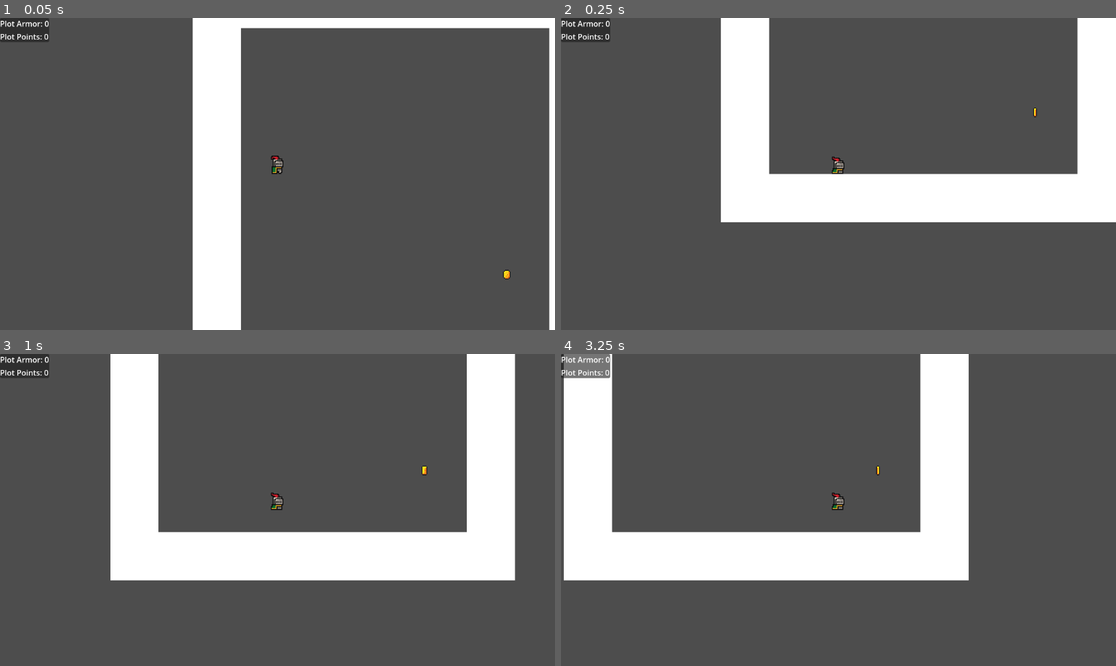
Above: before the commit, frames 1-4 (two rows, left to right).
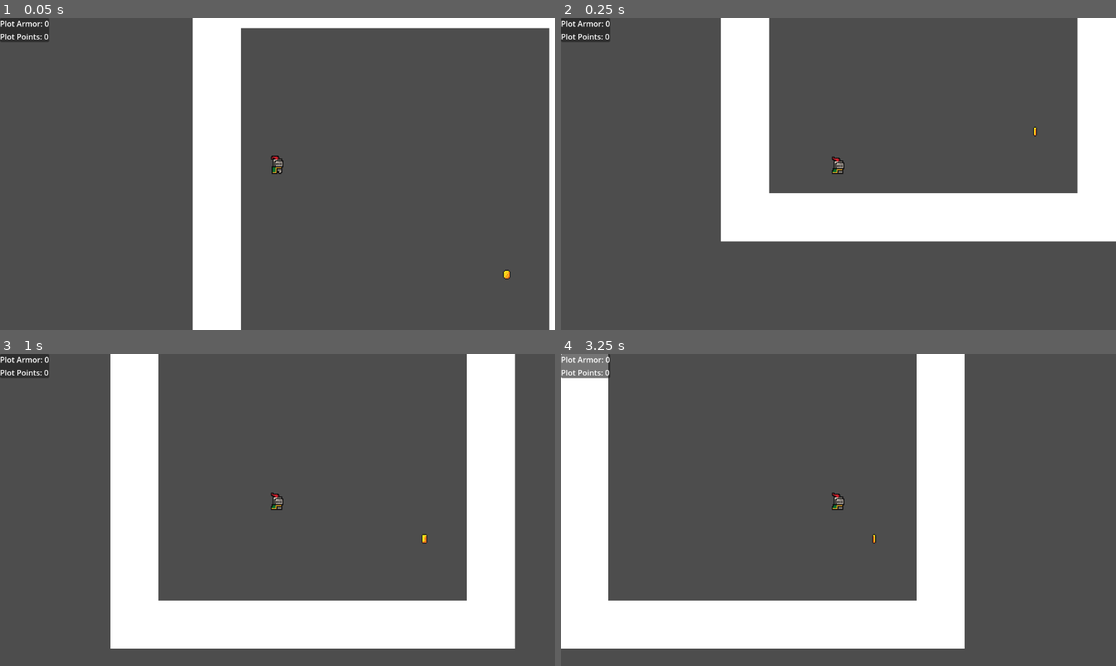
Above: after the commit, the same moments.

Repository: bustercrow-3818/the-gbj
Game: Godot game, scene res://stage/main_room.tscn
The game is run twice, just before and just after one commit, with the same random seed, the same clock (stepped at 60 frames per second) and the same inputs. The project has no main scene, so this scene is started directly.
Inputs:
- Up to frame 1 (0.05 s): no input
- Up to frame 2 (0.25 s): no input
- Up to frame 3 (1 s): hold D (right) from 0.53 s (still down); tap Space (jump) at 0.6, 0.77 s
- Up to frame 4 (3.25 s): tap Space (jump) at 1.07, 1.35, 1.52, 1.82, 2.1, 2.85, 3.02 s; release D (right) at 2.03 s; hold A (left) 2.03-2.78 s; hold D (right) from 2.78 s (still down)

Frame 1 is identical in both runs. In frame 2, 7.9% of the frame differs, in the area x 28-100%, y 28-72%; in frame 3, 21%; in frame 4, 23%, in the area x 0-74%, y 0-95%.

Commit message:
liberated hud as UIManager

Diff:
--- /dev/null
+++ b/components/armor_stats.gd
@@ -0,0 +1,24 @@
+extends Resource
+class_name ArmorStats
+
+@export var max_plot_armor: int = 10
+var current_max_plot_armor: int = 10
+var current_plot_armor: int = 0
+
+func initialize() -> void:
+	current_max_plot_armor = max_plot_armor
+	current_plot_armor = 0
+
+func adjust_plot_armor(amount: int) -> void:
+	current_plot_armor += amount
+
+	if current_plot_armor > current_max_plot_armor:
+		current_plot_armor = current_max_plot_armor
+
+	if current_plot_armor < 0:
+		current_plot_armor = 0
+
+	SignalBus.plot_armor_changed.emit(current_plot_armor)
+
+	if current_plot_armor == 0:
+		SignalBus.player_dead.emit()
--- a/player_state_machine.gd
+++ b/components/player_state_machine.gd
@@ -8,14 +8,13 @@
 
 var direction: float
 
-
-
 func _ready() -> void:
 	SignalBus.player_stun.connect(start_stun)
 	SignalBus.round_ended.connect(_change_state.bind(states.PAUSED, "idle"))
 	SignalBus.player_dead.connect(_change_state.bind(states.DEAD, "dead"))
 	SignalBus.game_start.connect(_change_state.bind(states.IDLE, "idle"))
 	SignalBus.player_ready.connect(_change_state.bind(states.IDLE, "idle"))
+	SignalBus.game_pause.connect(_change_state.bind(states.PAUSED, "idle"))
 
 func _physics_process(_delta: float) -> void:
 	direction = Input.get_axis("left", "right")
@@ -52,7 +51,6 @@
 var current_state: states = states.IDLE
 
 func _change_state(_new_state: states, _new_animation: StringName, _data: Dictionary = {}) -> void:
-	print("changing state to %s" % states.find_key(_new_state))
 	current_state = _new_state
 	player.sprite.play(_new_animation)
 
@@ -63,14 +61,12 @@
 	if direction != 0:
 		_change_state(states.RUN, "run")
 	elif Input.is_action_just_pressed("jump"):
-		player.velocity.y -= move_stats.jump_speed
 		player.velocity.x *= 0.5
-		move_stats.jumps_left -= 1
-		jump_time.start(move_stats.jump_time)
-		_change_state(states.JUMP, "jump")
+		start_jump()
 	elif player.is_on_floor() == false:
 		await get_tree().create_timer(move_stats.coyote_time).timeout
 		if not player.is_on_floor():
+			move_stats.jumps_left -= 1
 			_change_state(states.FALL, "fall")
 
 func run(_data: Dictionary = {}) -> void:
@@ -79,13 +75,11 @@
 	if direction == 0:
 		_change_state(states.IDLE, "idle")
 	elif Input.is_action_just_pressed("jump"):
-		player.velocity.y -= move_stats.jump_speed
-		move_stats.jumps_left -= 1
-		jump_time.start(move_stats.jump_time)
-		_change_state(states.JUMP, "jump")
+		start_jump()
 	elif player.is_on_floor() == false:
 		await get_tree().create_timer(move_stats.coyote_time).timeout
 		if not player.is_on_floor():
+			move_stats.jumps_left -= 1
 			_change_state(states.FALL, "fall")
 
 func jump(_data: Dictionary = {}) -> void:
@@ -96,6 +90,8 @@
 		if player.velocity.y < 0:
 			player.velocity.y *= 0.5
 		_change_state(states.FALL, "fall")
+	elif Input.is_action_just_pressed("jump") and move_stats.jumps_left > 0:
+		start_jump()
 
 func fall(_data: Dictionary = {}) -> void:
 	gravity()
@@ -104,17 +100,14 @@
 	if player.is_on_floor():
 		move_stats.jumps_left = move_stats.max_jumps
 		_change_state(states.IDLE, "idle")
-	elif move_stats.jumps_left > 0 and Input.is_action_just_released("jump"):
-		player.velocity.y -= move_stats.jump_speed
-		move_stats.jumps_left -= 1
-		jump_time.start(move_stats.jump_time)
-		_change_state(states.JUMP, "jump")
+	elif Input.is_action_just_pressed("jump") and move_stats.jumps_left > 0:
+		start_jump()
 
 func dead(_data: Dictionary = {}) -> void:
 	gravity()
 
 func stunned(_data: Dictionary = {}) -> void:
-
+	gravity()
 	pass
 
 func paused() -> void:
@@ -149,13 +142,16 @@
 	_change_state(states.STUNNED, "fall")
 	await get_tree().create_timer(duration).timeout
 	if current_state == states.PAUSED or current_state == states.DEAD:
-		print("skipping state change because state is now %s" % states.find_key(current_state))
 		pass
 	else:
-		print("returning to previous state")
 		player.velocity = previous_velocity
 		_change_state(previous_state, previous_anim)
 
-
+func start_jump() -> void:
+	player.velocity.y *= 0.5
+	player.velocity.y -= move_stats.jump_speed
+	move_stats.jumps_left -= 1
+	jump_time.start(move_stats.jump_time)
+	_change_state(states.JUMP, "jump")
 
 #endregion
--- a/components/player_state_machine.tscn
+++ b/components/player_state_machine.tscn
@@ -1,6 +1,6 @@
 [gd_scene load_steps=2 format=3 uid="uid://bwce1bk7kykxt"]
 
-[ext_resource type="Script" uid="uid://bcch065dhv3oc" path="res://player_state_machine.gd" id="1_5yoc5"]
+[ext_resource type="Script" uid="uid://bcch065dhv3oc" path="res://components/player_state_machine.gd" id="1_5yoc5"]
 
 [node name="player_state_machine" type="Node2D"]
 script = ExtResource("1_5yoc5")
--- a/objects/resources/hazard_behaviors/danger_zone_behavior.gd
+++ b/objects/resources/hazard_behaviors/danger_zone_behavior.gd
@@ -11,4 +11,4 @@
 
 func collision_effect(_body: Node2D) -> void:
 	if _body is Player:
-		_body.take_damage(damage)
+		_body.plot_armor.adjust_plot_armor(-damage)
--- a/objects/scenes/player/player.tscn
+++ b/objects/scenes/player/player.tscn
@@ -1,17 +1,22 @@
-[gd_scene load_steps=38 format=3 uid="uid://rs7jc5jasrwg"]
+[gd_scene load_steps=39 format=3 uid="uid://rs7jc5jasrwg"]
 
 [ext_resource type="Texture2D" uid="uid://dpjn6i8h3o3ir" path="res://assets/knight.png" id="1_4flbx"]
 [ext_resource type="Script" uid="uid://c074a03o7p4sn" path="res://objects/scripts/player/player.gd" id="1_onrkg"]
-[ext_resource type="Script" uid="uid://darupaa6i70dp" path="res://resources/news/classes/movement_stats.gd" id="2_hqtel"]
-[ext_resource type="PackedScene" uid="uid://b6ed5p3mrt3xf" path="res://system/hud.tscn" id="3_i3pqv"]
+[ext_resource type="Script" uid="uid://darupaa6i70dp" path="res://components/movement_stats.gd" id="2_hqtel"]
+[ext_resource type="Script" uid="uid://b1uw6nja88d8i" path="res://components/armor_stats.gd" id="3_8odfe"]
 [ext_resource type="PackedScene" uid="uid://bwce1bk7kykxt" path="res://components/player_state_machine.tscn" id="5_8odfe"]
 
 [sub_resource type="Resource" id="Resource_sweqy"]
 script = ExtResource("2_hqtel")
 jump_speed = 1000.0
+max_jumps = 2
 coyote_time = 0.05
 metadata/_custom_type_script = "uid://darupaa6i70dp"
 
+[sub_resource type="Resource" id="Resource_cs20r"]
+script = ExtResource("3_8odfe")
+metadata/_custom_type_script = "uid://b1uw6nja88d8i"
+
 [sub_resource type="CircleShape2D" id="CircleShape2D_i3pqv"]
 radius = 8.0
 
@@ -254,11 +259,11 @@
 "speed": 10.0
 }]
 
-[node name="player" type="CharacterBody2D" node_paths=PackedStringArray("sprite", "hud", "camera", "jump_time") groups=["player"]]
+[node name="player" type="CharacterBody2D" node_paths=PackedStringArray("sprite", "camera", "jump_time") groups=["player"]]
 script = ExtResource("1_onrkg")
 move_stats = SubResource("Resource_sweqy")
+plot_armor = SubResource("Resource_cs20r")
 sprite = NodePath("AnimatedSprite2D")
-hud = NodePath("hud")
 camera = NodePath("camera")
 jump_time = NodePath("jump_time")
 
@@ -286,10 +291,6 @@
 offset_bottom = -41.0
 text = "temp"
 
-[node name="hud" parent="." node_paths=PackedStringArray("player") instance=ExtResource("3_i3pqv")]
-plot_points_per_chapter = 10
-player = NodePath("..")
-
 [node name="jump_time" type="Timer" parent="."]
 one_shot = true
 
--- a/objects/scripts/player/player.gd
+++ b/objects/scripts/player/player.gd
@@ -11,13 +11,13 @@
 #region Export variables
 @export_category("Stats")
 @export var move_stats: MovementStats
+@export var plot_armor: ArmorStats
 @export var max_plot_armor: int = 10
 var current_max_plot_armor: int = 10
 var current_plot_armor: int = 0
 
 @export_category("Node References")
 @export var sprite: AnimatedSprite2D
-@export var hud: HUD
 @export var camera: Camera2D
 @export var jump_time: Timer
 
@@ -32,58 +32,29 @@
 	SignalBus.game_resume.connect(break_time_end)
 	SignalBus.coin_collected.connect(on_coin_collected)
 
-func take_damage(amount: int) -> void:
-	current_plot_armor -= amount
-
-	if current_plot_armor == 0:
-		velocity.x = 0
-		SignalBus.player_dead.emit()
-
-	SignalBus.player_damaged.emit(-amount)
-
 func on_coin_collected() -> void:
-	if current_plot_armor < current_max_plot_armor:
-		current_plot_armor += 1
+	plot_armor.adjust_plot_armor(1)
 
 func initialize_player(location: Vector2) -> void:
 	var spawn_tween: Tween = create_tween()
 
-	current_plot_armor = 0
-	current_max_plot_armor = max_plot_armor
+	plot_armor.initialize()
+
 	spawn_tween.tween_property(self, "global_position", location, respawn_slide_time)
 
-	game_pause_resume()
+	SignalBus.game_pause.emit()
 	await spawn_tween.finished
 
-	game_pause_resume()
+	SignalBus.player_ready.emit()
 
 #region VFX
-func game_pause_resume() -> void:
-	game_paused = !game_paused
 
 func break_time_start() -> void:
 	velocity = Vector2.ZERO
-	zoom_camera(Vector2(1, 1), break_time_duration)
+	await zoom_camera(Vector2(break_time_zoom), 0.25)
 
 func break_time_end() -> void:
-	await zoom_camera(Vector2(break_time_zoom), 0.25)
-	SignalBus.player_ready.emit()
-
-func break_time_toggle() -> void:
-	var zoom: Vector2
-	var duration: float
-
-	if game_paused == false:
-		zoom = break_time_zoom
-		duration = 0.25
-
-	else:
-		velocity = Vector2.ZERO
-		zoom = Vector2(1, 1)
-		duration = break_time_duration
-
-	game_pause_resume()
-	await zoom_camera(zoom, duration)
+	await zoom_camera(Vector2(1, 1), break_time_duration)
 	SignalBus.player_ready.emit()
 
 func zoom_camera(zoom_level: Vector2 = Vector2(1.0, 1.0), duration: float = 0.0) -> void:
@@ -92,9 +63,4 @@
 	zoom_tween.tween_property(camera, "zoom", zoom_level, duration)
 	await zoom_tween.finished
 
-
 #endregion
-
-func info_request(_request_name: StringName, _info: Dictionary) -> void:
-
-	pass
--- a/resources/news/pools/all_bad_news.tres
+++ b/resources/news/pools/all_bad_news.tres
@@ -1,11 +1,10 @@
-[gd_resource type="Resource" script_class="NewsPool" load_steps=5 format=3 uid="uid://bxoawseu6gu3f"]
+[gd_resource type="Resource" script_class="NewsPool" load_steps=5 format=3 uid="uid://cl222cwvieoas"]
 
 [ext_resource type="PackedScene" uid="uid://dlwyqta6jwitt" path="res://system/alternate_news_system/bad_news/more_slippery.tscn" id="1_i2h7i"]
 [ext_resource type="PackedScene" uid="uid://ba7762f5ivtwn" path="res://system/alternate_news_system/no_news.tscn" id="2_cfr4m"]
-[ext_resource type="Script" uid="uid://dld0caajsamfc" path="res://resources/news/classes/news_pool.gd" id="2_ixhas"]
 [ext_resource type="PackedScene" uid="uid://cf5mkaunb4poo" path="res://system/alternate_news_system/bad_news/more_pain.tscn" id="3_i6tmi"]
+[ext_resource type="Script" uid="uid://dvacss6wb3j3" path="res://resources/news/pools/news_pool.gd" id="4_i6tmi"]
 
 [resource]
-script = ExtResource("2_ixhas")
-news = Array[PackedScene]([ExtResource("1_i2h7i"), ExtResource("2_cfr4m"), ExtResource("2_cfr4m"), ExtResource("3_i6tmi")])
-metadata/_custom_type_script = "uid://dld0caajsamfc"
+script = ExtResource("4_i6tmi")
+news = Array[PackedScene]([ExtResource("3_i6tmi"), ExtResource("1_i2h7i"), ExtResource("2_cfr4m")])
--- a/resources/news/pools/all_good_news.tres
+++ b/resources/news/pools/all_good_news.tres
@@ -1,11 +1,10 @@
-[gd_resource type="Resource" script_class="NewsPool" load_steps=5 format=3 uid="uid://bmdsixb7myjrt"]
+[gd_resource type="Resource" script_class="NewsPool" load_steps=5 format=3 uid="uid://crl0vwxcttwla"]
 
+[ext_resource type="Script" uid="uid://dvacss6wb3j3" path="res://resources/news/pools/news_pool.gd" id="1_anobd"]
 [ext_resource type="PackedScene" uid="uid://cjn4q7rv8ajsr" path="res://system/alternate_news_system/good_news/jump_higher.tscn" id="1_hxs2m"]
 [ext_resource type="PackedScene" uid="uid://ba7762f5ivtwn" path="res://system/alternate_news_system/no_news.tscn" id="2_4yhpu"]
-[ext_resource type="Script" uid="uid://dld0caajsamfc" path="res://resources/news/classes/news_pool.gd" id="2_ljylu"]
 [ext_resource type="PackedScene" uid="uid://dp32uammdtupt" path="res://system/alternate_news_system/good_news/tougher_skin.tscn" id="3_4yhpu"]
 
 [resource]
-script = ExtResource("2_ljylu")
-news = Array[PackedScene]([ExtResource("1_hxs2m"), ExtResource("2_4yhpu"), ExtResource("2_4yhpu"), ExtResource("3_4yhpu")])
-metadata/_custom_type_script = "uid://dld0caajsamfc"
+script = ExtResource("1_anobd")
+news = Array[PackedScene]([ExtResource("1_hxs2m"), ExtResource("3_4yhpu"), ExtResource("2_4yhpu")])
--- a/stage/coin_manager.gd
+++ /dev/null
@@ -1,4 +0,0 @@
-extends Node2D
-class_name CoinManager
-
-@export var coin_scene: PackedScene
--- a/stage/main_room.tscn
+++ b/stage/main_room.tscn
@@ -1,8 +1,9 @@
-[gd_scene load_steps=6 format=3 uid="uid://c3rorv2mid2j5"]
+[gd_scene load_steps=7 format=3 uid="uid://c3rorv2mid2j5"]
 
 [ext_resource type="PackedScene" uid="uid://rs7jc5jasrwg" path="res://objects/scenes/player/player.tscn" id="1_0vpvg"]
 [ext_resource type="Script" uid="uid://b75ufu23jcpvk" path="res://stage/main_room.gd" id="1_u3o0j"]
-[ext_resource type="PackedScene" uid="uid://bfwdlp4c2edeh" path="res://system/object_manager.tscn" id="2_1pcwl"]
+[ext_resource type="PackedScene" uid="uid://bfwdlp4c2edeh" path="res://system/managers/object_manager.tscn" id="2_1pcwl"]
+[ext_resource type="PackedScene" uid="uid://b6ed5p3mrt3xf" path="res://system/managers/ui_manager.tscn" id="4_ggi10"]
 
 [sub_resource type="RectangleShape2D" id="RectangleShape2D_kppmi"]
 size = Vector2(840, 100)
@@ -45,3 +46,6 @@
 
 [node name="player" parent="." instance=ExtResource("1_0vpvg")]
 break_time_duration = 2.0
+
+[node name="ui_manager" parent="." instance=ExtResource("4_ggi10")]
+plot_points_per_chapter = 10
--- a/stage/range_check.gd
+++ /dev/null
@@ -1,50 +0,0 @@
-extends ShapeCast2D
-class_name RangeCheck
-
-@export var check_range: float = 128
-@export var max_spot_check_attempts: int = 5
-@export var directions_to_check: int = 16
-
-func get_random_point_from_source(source: Node2D) -> Vector2:
-	global_position = source.global_position
-	set_non_collision_target()
-
-	return to_global(target_position)
-
-func set_non_collision_target() -> bool:
-	var directions: Array[Vector2]
-	var initial_direction: Vector2 = Vector2.from_angle(randf() * (2*PI)) * randf_range(check_range/2, 2*check_range)
-	var is_check_good: bool = false
-
-	var current_attempt: int = 0
-
-	for i in directions_to_check:
-		directions.append(Vector2.from_angle((PI / (float(directions_to_check) / 2)) * i))
-
-	target_position = initial_direction
-
-	force_shapecast_update()
-
-	for direction in directions:
-		current_attempt += 1
-		force_shapecast_update()
-		print("is_colliding check = %s" % str(is_colliding()))
-		if is_colliding():
-			print("--------------------")
-			print("---- Attemp # %s ----" % str(current_attempt))
-			print("tested target %s" % str(target_position))
-			print("trying again with direction %s" % str(direction))
-
-			target_position = direction * initial_direction
-			print ("new target position is %s" % str(target_position))
-			print("--------------------")
-
-		else:
-			force_shapecast_update()
-			print("--------------------")
-			print("---- Attempt # %s ----" % str(current_attempt))
-			print("good position found at %s" % str(target_position))
-			print("--------------------")
-			is_check_good = true
-
-	return is_check_good
--- a/stage/test_room.tscn
+++ /dev/null
@@ -1,59 +0,0 @@
-[gd_scene load_steps=9 format=3 uid="uid://b0pc4p50p31yp"]
-
-[ext_resource type="PackedScene" uid="uid://rs7jc5jasrwg" path="res://objects/scenes/player/player.tscn" id="1_nsc6v"]
-[ext_resource type="PackedScene" uid="uid://bbl8s0bl7h57g" path="res://objects/scenes/coin.tscn" id="2_a725r"]
-[ext_resource type="PackedScene" uid="uid://ce8rhyfdjfh7c" path="res://objects/scenes/block.tscn" id="3_a725r"]
-[ext_resource type="PackedScene" uid="uid://ct8qbx8kuw51q" path="res://objects/scenes/killer.tscn" id="4_6huii"]
-
-[sub_resource type="RectangleShape2D" id="RectangleShape2D_oqbmf"]
-size = Vector2(400, 106)
-
-[sub_resource type="RectangleShape2D" id="RectangleShape2D_arrdh"]
-size = Vector2(400, 104)
-
-[sub_resource type="RectangleShape2D" id="RectangleShape2D_ju58f"]
-size = Vector2(104, 192)
-
-[sub_resource type="RectangleShape2D" id="RectangleShape2D_sqxie"]
-size = Vector2(104, 192)
-
-[node name="test_room" type="Node2D"]
-
-[node name="room_bounds" type="StaticBody2D" parent="."]
-
-[node name="Polygon2D" type="Polygon2D" parent="room_bounds"]
-color = Color(0, 0, 0, 1)
-invert_enabled = true
-polygon = PackedVector2Array(0, 0, 0, 192, 192, 192, 192, 0)
-
-[node name="CollisionShape2D" type="CollisionShape2D" parent="room_bounds"]
-position = Vector2(96, -53)
-shape = SubResource("RectangleShape2D_oqbmf")
-disabled = true
-
-[node name="CollisionShape2D2" type="CollisionShape2D" parent="room_bounds"]
-position = Vector2(96, 244)
-shape = SubResource("RectangleShape2D_arrdh")
-
-[node name="CollisionShape2D3" type="CollisionShape2D" parent="room_bounds"]
-position = Vector2(-52, 96)
-shape = SubResource("RectangleShape2D_ju58f")
-
-[node name="CollisionShape2D4" type="CollisionShape2D" parent="room_bounds"]
-position = Vector2(244, 96)
-shape = SubResource("RectangleShape2D_sqxie")
-
-[node name="player" parent="." instance=ExtResource("1_nsc6v")]
-position = Vector2(80, 176)
-
-[node name="coin" parent="." instance=ExtResource("2_a725r")]
-position = Vector2(80, 72)
-
-[node name="block" parent="." instance=ExtResource("3_a725r")]
-position = Vector2(176, 80)
-
-[node name="block2" parent="." instance=ExtResource("3_a725r")]
-position = Vector2(16, 128)
-
-[node name="killer" parent="." instance=ExtResource("4_6huii")]
-position = Vector2(168, 16)
--- a/system/alternate_news_system/bad_news/more_pain.gd
+++ b/system/alternate_news_system/bad_news/more_pain.gd
@@ -5,9 +5,9 @@
 func pickup_effect() -> void:
 	var info: Dictionary = {}
 
-	SignalBus.info_request.emit("current_hazard_behavior", info)
+	SignalBus.info_request.emit("current_behavior", info)
 
-	var behavior: HazardBehavior = info["current_hazard_behavior"]
+	var behavior: HazardBehavior = info["current_behavior"]
 
 	if behavior.base_damage:
 		behavior.damage += hazard_damage_increase
--- a/system/alternate_news_system/good_news/tougher_skin.tscn
+++ b/system/alternate_news_system/good_news/tougher_skin.tscn
@@ -1,6 +1,6 @@
 [gd_scene load_steps=2 format=3 uid="uid://dp32uammdtupt"]
 
-[ext_resource type="Script" uid="uid://g2eg3jfvy3tp" path="res://tougher_skin.gd" id="1_3j2n6"]
+[ext_resource type="Script" uid="uid://g2eg3jfvy3tp" path="res://system/alternate_news_system/good_news/tougher_skin.gd" id="1_3j2n6"]
 
 [node name="tougher_skin" type="Node"]
 script = ExtResource("1_3j2n6")
--- a/system/object_manager.tscn
+++ b/system/managers/object_manager.tscn
@@ -1,6 +1,6 @@
 [gd_scene load_steps=7 format=3 uid="uid://bfwdlp4c2edeh"]
 
-[ext_resource type="Script" uid="uid://bsneg4hhnybkw" path="res://stage/object_manager.gd" id="1_7a4e8"]
+[ext_resource type="Script" uid="uid://bsneg4hhnybkw" path="res://system/managers/object_manager.gd" id="1_7a4e8"]
 [ext_resource type="PackedScene" uid="uid://ce8rhyfdjfh7c" path="res://objects/scenes/block.tscn" id="2_hxheb"]
 [ext_resource type="PackedScene" uid="uid://bbl8s0bl7h57g" path="res://objects/scenes/coin.tscn" id="3_veulj"]
 [ext_resource type="PackedScene" uid="uid://bi7plrtyxjpce" path="res://objects/scenes/hazard.tscn" id="4_bxfn5"]
--- a/system/hud.gd
+++ b/system/managers/ui_manager.gd
@@ -1,10 +1,12 @@
 extends CanvasLayer
-class_name HUD
+class_name UIManager
 
 @export var plot_points_per_chapter: int = 10
-@export var player: Player
 
-var current_plot_armor: int = 0
+@export_category("Node References")
+@export var good_news_choices: Control
+@export var bad_news_choices: Control
+
 var current_plot_points: int = 0
 var current_chapter: int = 1
 
@@ -17,38 +19,30 @@
 func _ready() -> void:
 	for menu in get_children():
 		menu_registry[menu.name] = menu
-		print("Registering menu: %s" % menu.name)
 
-	SignalBus.coin_collected.connect(update_plot_armor)
+	for button in good_news_choices.get_children():
+		if button is Button:
+			button.pressed.connect(good_news_selected)
+
+	for button in bad_news_choices.get_children():
+		if button is Button:
+			button.pressed.connect(bad_news_selected)
+
+	connect_signals()
+
+func connect_signals() -> void:
+	#SignalBus.coin_collected.connect(update_plot_armor)
 	SignalBus.coin_collected.connect(update_plot_points)
 	SignalBus.player_dead.connect(show_menu.bind("game_over"))
 	SignalBus.player_damaged.connect(update_plot_armor)
+	SignalBus.plot_armor_changed.connect(update_plot_armor)
 	%quit_button.pressed.connect(quit_game)
 	%restart_button.pressed.connect(restart_game)
-
 	%good_news_first.pressed.connect(show_menu.bind("good_news"))
 	%bad_news_first.pressed.connect(show_menu.bind("bad_news"))
 
-	for button in %good_news_choices.get_children():
-		if button is Button:
-			button.pressed.connect(good_news_selected)
-
-	for button in %bad_news_choices.get_children():
-		if button is Button:
-			button.pressed.connect(bad_news_selected)
-
-
-
-func update_plot_armor(qty: int = 1) -> void:
-	current_plot_armor += qty
-
-	if current_plot_armor > player.max_plot_armor:
-		current_plot_armor = player.max_plot_armor
-
-	if current_plot_armor < 0:
-		current_plot_armor = 0
-
-	%plot_armor.text = "Plot Armor: " + str(current_plot_armor)
+func update_plot_armor(value: int) -> void:
+	%plot_armor.text = "Plot Armor: " + str(value)
 
 func update_plot_points(qty: int = 1) -> void:
 	current_plot_points += qty
@@ -68,7 +62,6 @@
 		current_menu.hide()
 
 	current_menu = menu_registry[menu_name]
-	print("Attempting to shift from menu %s to menu %s" % [current_menu.name, menu_name])
 	current_menu.show()
 
 func good_news_selected() -> void:
@@ -79,7 +72,7 @@
 	else:
 		need_good_news = true
 		need_bad_news = true
-		show_menu("game_display")
+		show_menu("hud")
 		SignalBus.game_resume.emit()
 
 func bad_news_selected() -> void:
@@ -90,14 +83,13 @@
 	else:
 		need_good_news = true
 		need_bad_news = true
-		show_menu("game_display")
+		show_menu("hud")
 		SignalBus.game_resume.emit()
 
 func restart_game() -> void:
-	update_plot_armor(-current_plot_armor)
 	update_plot_points(-current_plot_points)
 
-	show_menu("game_display")
+	show_menu("hud")
 	SignalBus.game_start.emit()
 
 func quit_game() -> void:
--- a/system/hud.tscn
+++ b/system/managers/ui_manager.tscn
@@ -1,13 +1,15 @@
 [gd_scene load_steps=5 format=3 uid="uid://b6ed5p3mrt3xf"]
 
-[ext_resource type="Script" uid="uid://1je3jer5br4i" path="res://system/hud.gd" id="1_37p78"]
-[ext_resource type="Script" uid="uid://in4gygc0qbur" path="res://system/news_button.gd" id="2_g1b03"]
-[ext_resource type="Resource" uid="uid://bmdsixb7myjrt" path="res://resources/news/pools/all_good_news.tres" id="3_lrwdk"]
-[ext_resource type="Resource" uid="uid://bxoawseu6gu3f" path="res://resources/news/pools/all_bad_news.tres" id="4_lrwdk"]
-
-[node name="hud" type="CanvasLayer"]
-script = ExtResource("1_37p78")
+[ext_resource type="Script" uid="uid://1je3jer5br4i" path="res://system/managers/ui_manager.gd" id="1_xp2fk"]
+[ext_resource type="Script" uid="uid://in4gygc0qbur" path="res://system/news_button.gd" id="2_d5arg"]
+[ext_resource type="Resource" uid="uid://crl0vwxcttwla" path="res://resources/news/pools/all_good_news.tres" id="3_lghpu"]
+[ext_resource type="Resource" uid="uid://cl222cwvieoas" path="res://resources/news/pools/all_bad_news.tres" id="4_igtf2"]
+
+[node name="ui_manager" type="CanvasLayer" node_paths=PackedStringArray("good_news_choices", "bad_news_choices")]
+script = ExtResource("1_xp2fk")
 plot_points_per_chapter = 2
+good_news_choices = NodePath("good_news/VBoxContainer/good_news_choices")
+bad_news_choices = NodePath("bad_news/VBoxContainer/bad_news_choices")
 
 [node name="game_over" type="PanelContainer" parent="."]
 unique_name_in_owner = true
@@ -52,20 +54,20 @@
 size_flags_vertical = 3
 text = "Quit"
 
-[node name="game_display" type="PanelContainer" parent="."]
+[node name="hud" type="PanelContainer" parent="."]
 unique_name_in_owner = true
 offset_right = 61.0
 offset_bottom = 23.0
 
-[node name="VBoxContainer" type="VBoxContainer" parent="game_display"]
-layout_mode = 2
-
-[node name="plot_armor" type="Label" parent="game_display/VBoxContainer"]
+[node name="VBoxContainer" type="VBoxContainer" parent="hud"]
+layout_mode = 2
+
+[node name="plot_armor" type="Label" parent="hud/VBoxContainer"]
 unique_name_in_owner = true
 layout_mode = 2
 text = "Plot Armor: 0"
 
-[node name="plot_points" type="Label" parent="game_display/VBoxContainer"]
+[node name="plot_points" type="Label" parent="hud/VBoxContainer"]
 unique_name_in_owner = true
 layout_mode = 2
 text = "Plot Points: 0"
--- a/system/signal_bus.gd
+++ b/system/signal_bus.gd
@@ -5,6 +5,8 @@
 signal player_dead
 signal player_stun(duration: float)
 signal player_ready
+
+signal plot_armor_changed(new_amount: int)
 
 signal coin_collected
 
Not shown, added: components/armor_stats.gd.uid
Renamed: resources/news/classes/movement_stats.gd -> components/movement_stats.gd
Renamed: resources/news/classes/movement_stats.gd.uid -> components/movement_stats.gd.uid
Renamed: player_state_machine.gd.uid -> components/player_state_machine.gd.uid
Not shown, removed: resources/news/classes/news_pool.gd.uid
Renamed: resources/news/classes/news_pool.gd -> resources/news/pools/news_pool.gd
Not shown, added: resources/news/pools/news_pool.gd.uid
Not shown, removed: stage/coin_manager.gd.uid
Not shown, removed: stage/range_check.gd.uid
Renamed: tougher_skin.gd -> system/alternate_news_system/good_news/tougher_skin.gd
Renamed: tougher_skin.gd.uid -> system/alternate_news_system/good_news/tougher_skin.gd.uid
Renamed: stage/object_manager.gd -> system/managers/object_manager.gd
(and 3 more such lines)
